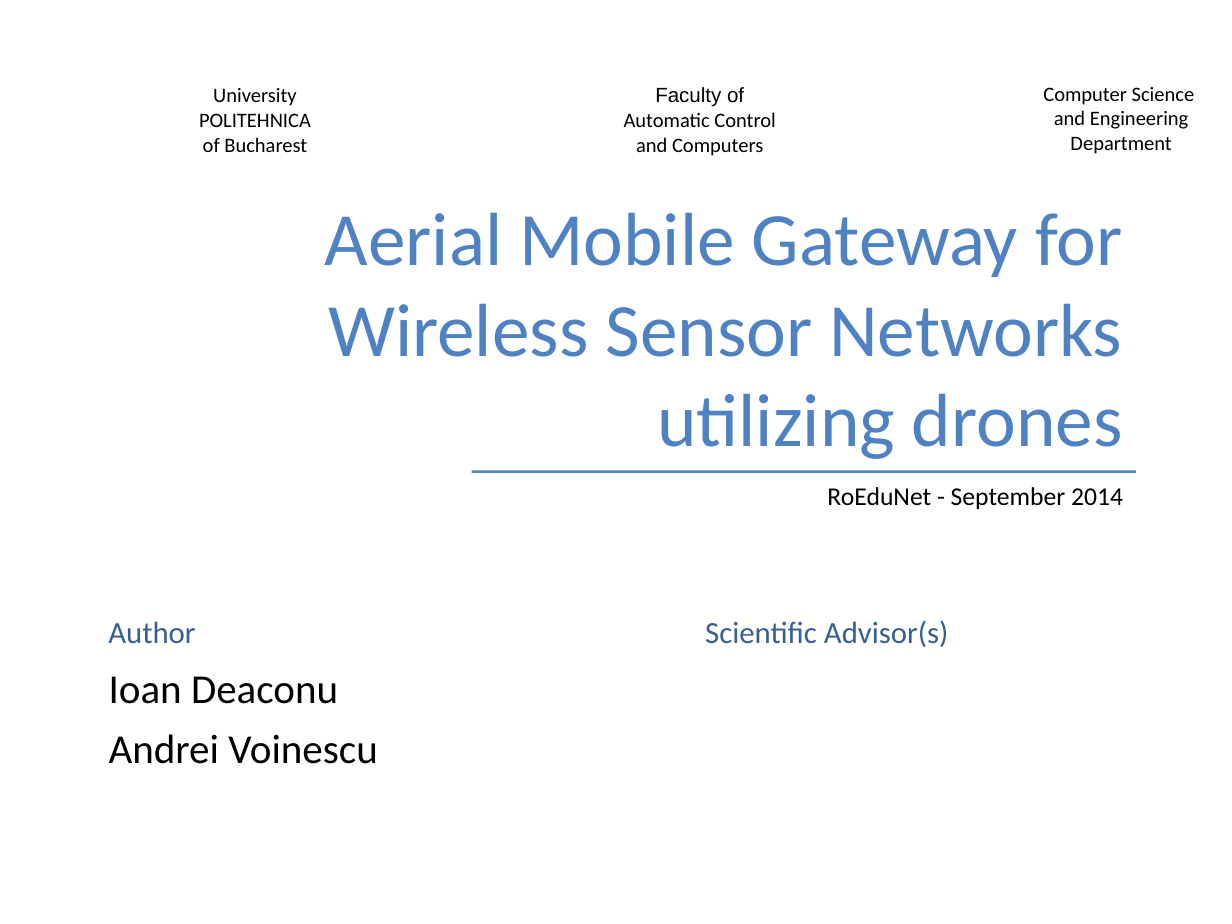
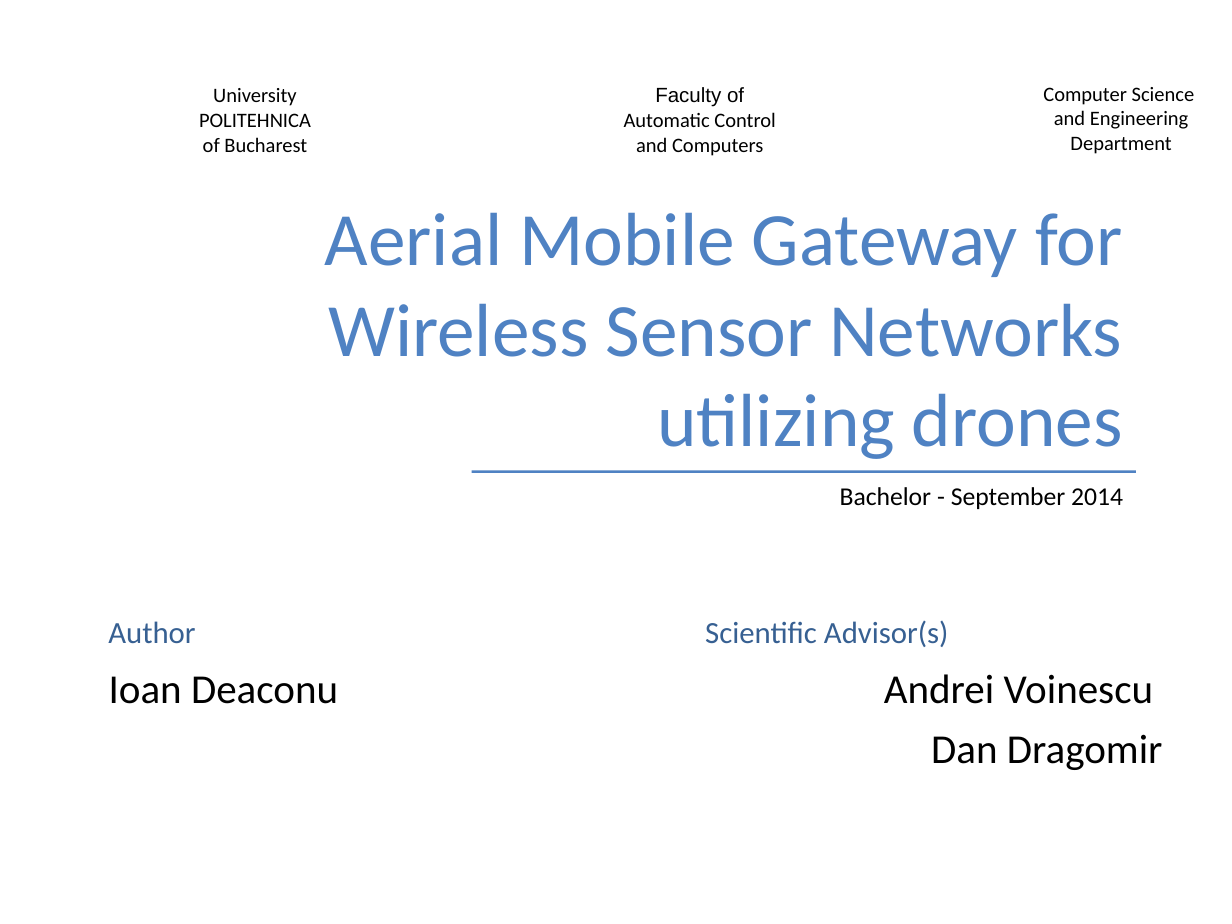
Before and after one commit to TudorVisan/Diploma, a slide deck: slide 1 of ioan.deaconu/prez/bachelor-september.ppt. Drawn at 1232x924 pixels with LibreOffice and Linux fonts; fonts in the diff are those of the drawing; background and template pictures are left out. Boxes give left, top, right and bottom in pixels: in the first picture for what was removed or moved away, otherwise in the second. Text is boxed around its words. In the diff, an @@ line names an element or a change of style, - is before the commit and + after.

```diff
--- a/ioan.deaconu/prez/bachelor-september.ppt
+++ b/ioan.deaconu/prez/bachelor-september.ppt
@@ text at (840,487,1123,509): text changed @@
-RoEduNet - September 2014
+Bachelor - September 2014
@@ text added at (884,674,1163,770), 24 pt, text #000000 @@
+Andrei Voinescu
+Dan Dragomir
@@ text at (109,734,378,764): paragraph removed @@
-Andrei Voinescu
```
Also in this commit, not shown: 15 other slides changed, 1 slide added, 1 other file.
